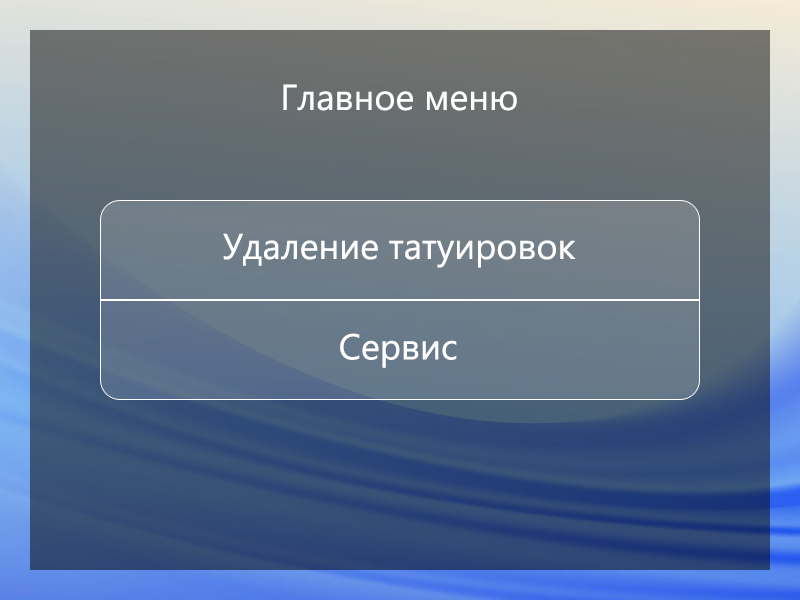
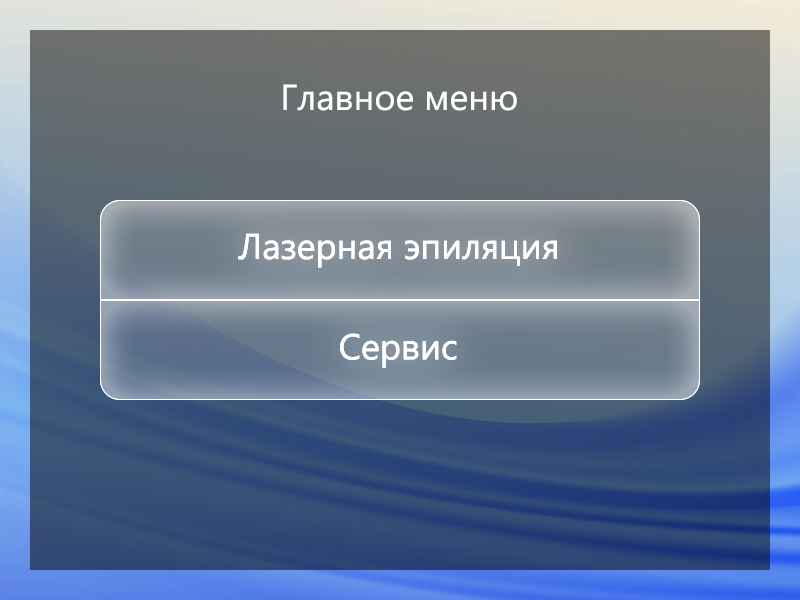
Two versions of the same layered image (800 × 600). Layer-by-layer changes:
showed group "Labels RU pressed" (3 layers) over [223, 233, 576, 368]
added layer "Удаление татуировок" (1st of 4, in "RU" › "Labels RU pressed") in group "Labels RU pressed" over [238, 233, 557, 268]
added layer "Удаление татуировок" (3rd of 4, in "RU" › "Labels RU") in group "Labels RU" over [238, 233, 557, 268]
hid "Удаление татуировок" (4th of 4, in "RU" › "Labels RU") over [223, 233, 576, 268]
